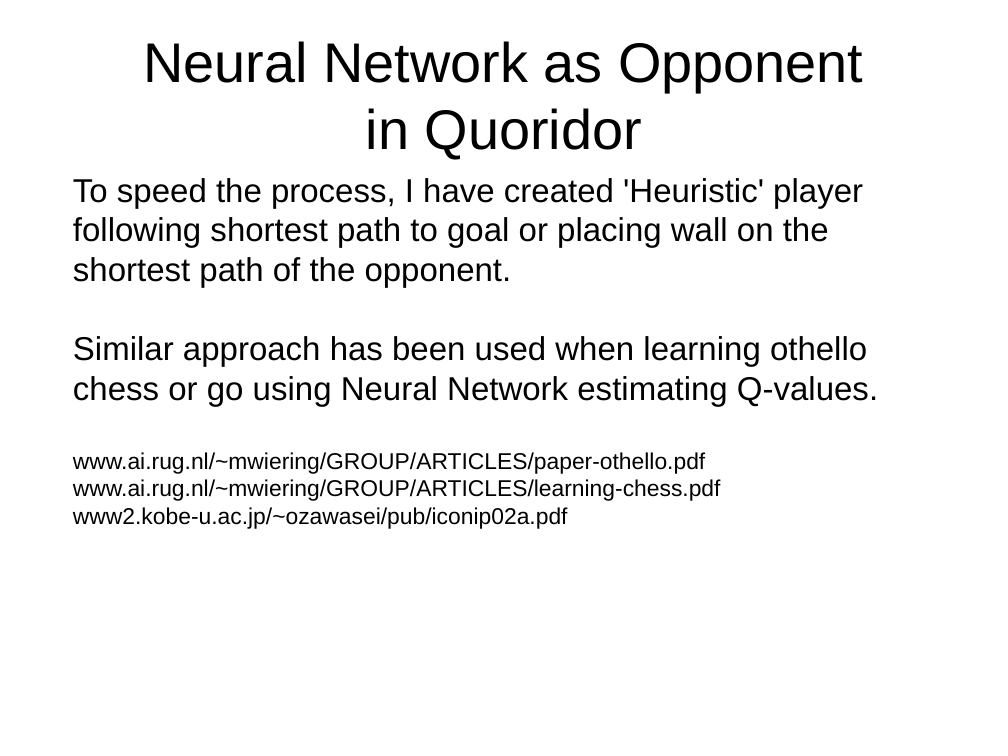
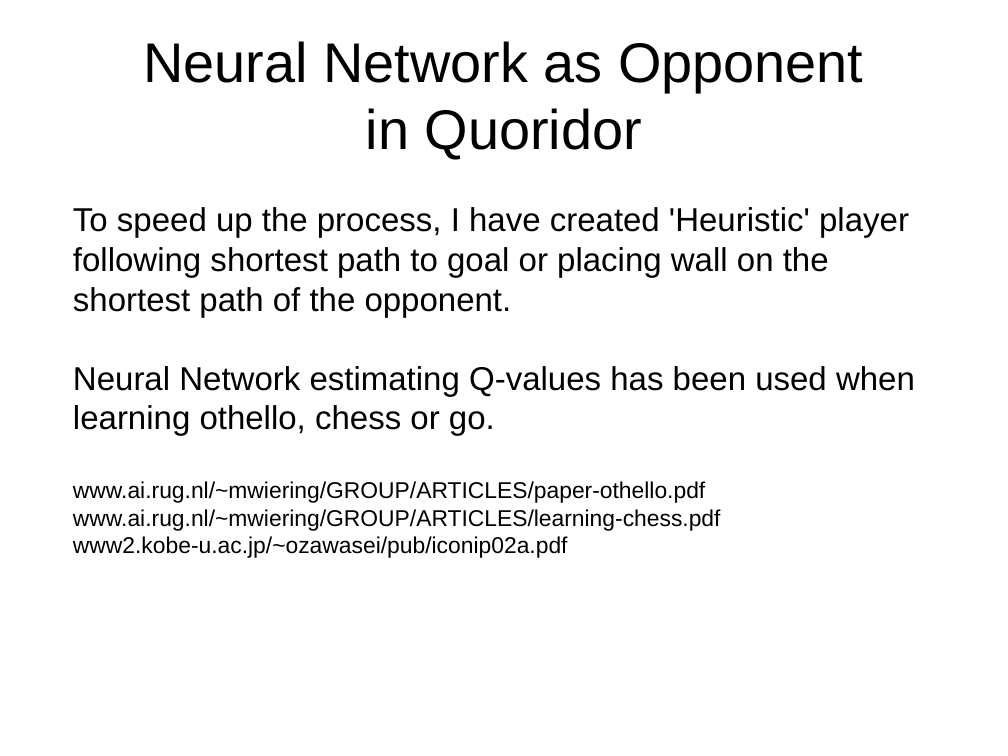
Before and after one commit to mrkvost/quoridor, a slide deck: slide 4 of thesis/presentation_2016_04_21.odp. Drawn at 1008x756 pixels with LibreOffice and Linux fonts; fonts in the diff are those of the drawing. Boxes give left, top, right and bottom in pixels: in the first picture for what was removed or moved away, otherwise in the second. Text is boxed around its words. In the diff, an @@ line names an element or a change of style, - is before the commit and + after.

Commit message:
updated presentation

```diff
--- a/thesis/presentation_2016_04_21.odp
+++ b/thesis/presentation_2016_04_21.odp
@@ text "To speed up the process, ...": place and size @@
-text "To speed up the process, ..." at (73,178,878,529)
+text "To speed up the process, ..." at (73,207,915,558)
@@ text at (73,207,915,436): text changed @@
-To speed the process, I have created 'Heuristic' player following shortest path to goal or placing wall on the shortest path of the opponent.
-Similar approach has been used when learning othello chess or go using Neural Network estimating Q-values.
+To speed up the process, I have created 'Heuristic' player following shortest path to goal or placing wall on the shortest path of the opponent.
+Neural Network estimating Q-values has been used when learning othello, chess or go.
```
Also in this commit, not shown: 1 other file.
